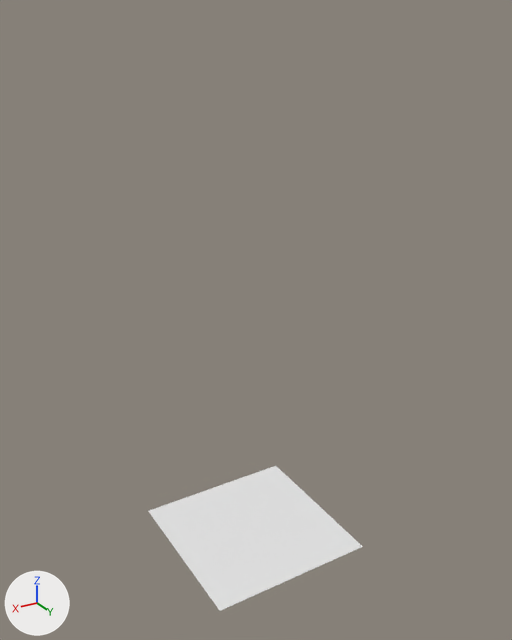
The Blender file LowPoly_TileSet_V3.blend: old version first, new version second.
Both versions are drawn from a camera (50 mm lens) standing at (37.1, 62.8, 60.2) and looking at (-0.3, 0.5, 29.0). The lights are fixed; the arrows at lower left show +X, +Y and +Z. The same objects are shown in both versions, whatever each file hides. Materials are left out; every surface is plain grey.
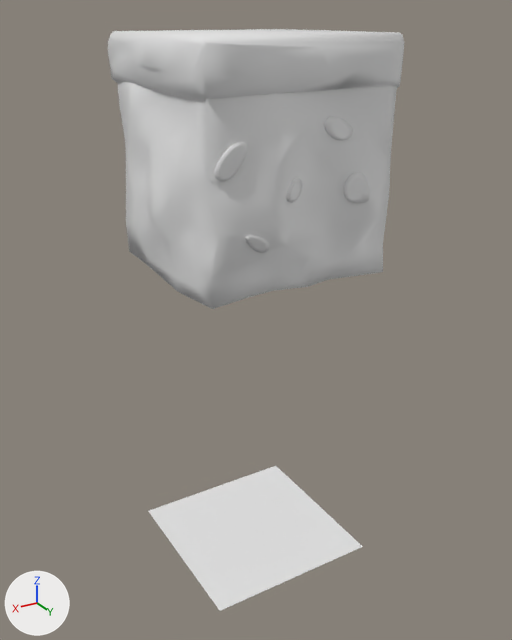
Where the newer file only moved an object's origin or applied its transform, the numbers keep the older frame.

Changed parts and their boxes (x1, y1, x2, y2) in the pictures (512 x 640 px):
'Cube', added: after (117, 82, 397, 309)
'Cube.002', added: after (108, 29, 404, 102)
'Cube.001', added: after (214, 117, 371, 253)

What changed in the scene script:
```text
Add me_cube_016:
    me_cube_016.from_pydata(...)  # 22 vertices, 12 faces; spans x -0.65..1.01, y 0.95..1.14, z -0.59..0.66
    me_cube_016.polygons.foreach_set('use_smooth', [True] * 12)
Add me_cube_014:
    me_cube_014.from_pydata(...)  # 96 vertices, 148 faces; spans x -1.1..1.12, y -1.09..1.1, z 0.69..1.2
    me_cube_014.polygons.foreach_set('use_smooth', [True] * 148)
Add me_cube_012:
    me_cube_012.from_pydata(...)  # 284 vertices, 556 faces; spans x -1.14..1.21, y -1.2..1.17, z -1.06..1.0
    me_cube_012.polygons.foreach_set('use_smooth', [True] * 556)
Add ob_cube_001:
    ob_cube_001 = bpy.data.objects.new('Cube.001', me_cube_016)
    ob_cube_001.location = (0.0, 0.3, 45.8)
    ob_cube_001.scale = (10.0, 10.0, 10.0)
    _m = ob_cube_001.modifiers.new('Subdivision', 'SUBSURF')
    _m = ob_cube_001.modifiers.new('Solidify', 'SOLIDIFY')
    _m.thickness = 0.06
Add ob_cube_002:
    ob_cube_002 = bpy.data.objects.new('Cube.002', me_cube_014)
    ob_cube_002.location = (0.0, 0.0, 46.7)
    ob_cube_002.scale = (10.0, 10.0, 10.0)
Add ob_cube:
    ob_cube = bpy.data.objects.new('Cube', me_cube_012)
    ob_cube.location = (0.0, 0.0, 45.8)
    ob_cube.scale = (10.0, 10.0, 10.0)
```
